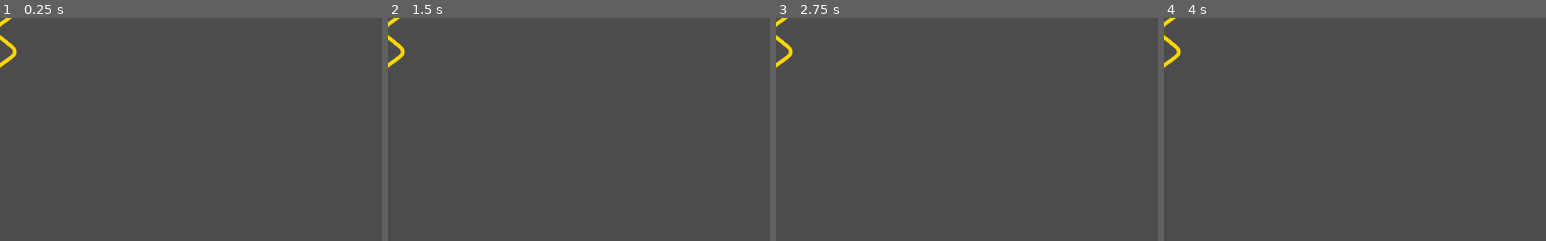
Above: before the commit, frames 1-4 (left to right).
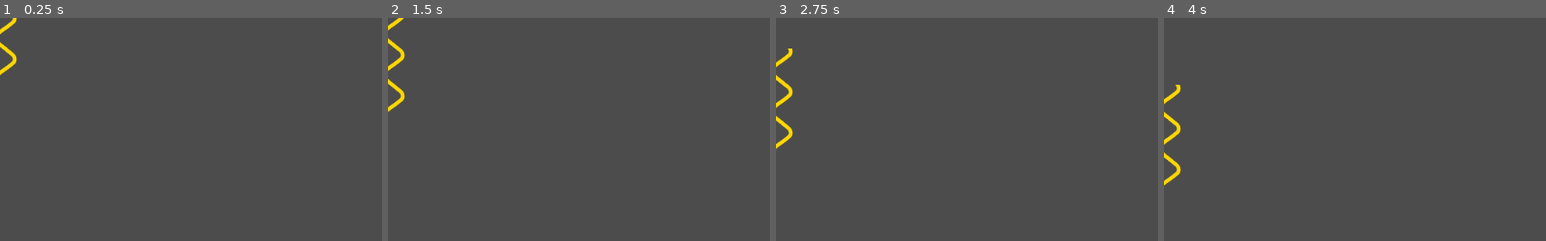
Above: after the commit, the same moments.

Repository: whenbellstoll/KillTheSun
Game: Godot game, scene res://RayEnemy.tscn
Two runs of this game, one before a commit and one after it. Both use one fixed random seed, a clock stepped at 60 frames per second and the inputs below. This scene is started directly instead of the project's main scene.
Inputs:
- Up to frame 1 (0.25 s): no input
- Up to frame 2 (1.5 s): hold Right (move_right) from 0.53 s (still down); tap Space (slap) at 0.6, 1.35 s
- Up to frame 3 (2.75 s): release Right (move_right) at 2.03 s; hold Left (move_left) from 2.03 s (still down); tap Space (slap) at 2.1 s
- Up to frame 4 (4 s): release Left (move_left) at 2.78 s; hold Right (move_right) from 2.78 s (still down); tap Space (slap) at 2.85, 3.6 s
The pictures show only the part of the screen within x 0-50%, y 0-50%; the shares and areas given below are measured in that part.

The runs differ from the first frame. In frame 1, 0.6% of the frame differs, in the area x 0-5%, y 0-26%; in frame 2, 0.6%; in frame 3, 0.6%; in frame 4, 0.8%, in the area x 0-5%, y 0-76%.

Commit message:
not sure what changed

Diff:
--- a/RayEnemy.tscn
+++ b/RayEnemy.tscn
@@ -23,8 +23,9 @@
 
 
 # Called every frame. 'delta' is the elapsed time since the previous frame.
-#func _process(delta):
-#	pass
+func _process(delta):
+	self.global_position.y += 0.66;
+	pass
 "
 
 [sub_resource type="RectangleShape2D" id=1]
--- a/Scripts/Actor.gd
+++ b/Scripts/Actor.gd
@@ -21,7 +21,7 @@
 # This allows the Player and Enemy scenes to be affected by gravity.
 func _physics_process(delta):
 	distance += (-_velocity.y * delta);
-	print(distance);
+	# print(distance);
 	_velocity.y -= 0.333;
 	if _velocity.y < MAX_VERTICAL_VELOCITY:
 		_velocity.y = MAX_VERTICAL_VELOCITY;
